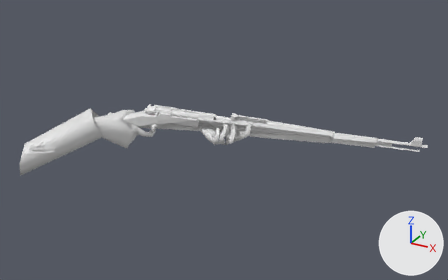
What one commit did to the Blender file source/models/weapons/kar/v_kar/mesh.blend.
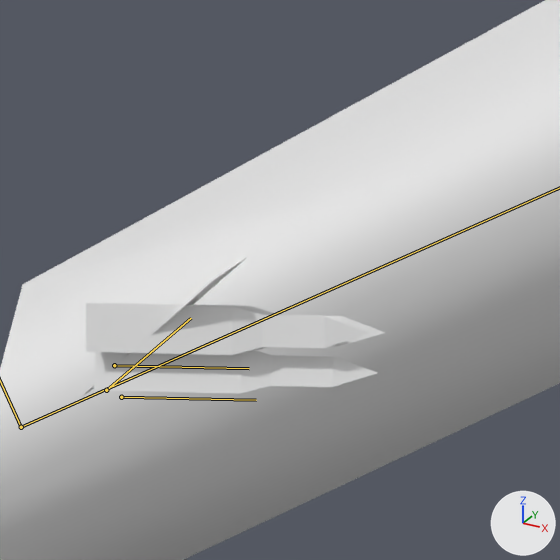
Old and new are each drawn whole from a 50 mm camera at (93.5, -118.5, 47.6) aimed at (29.7, -2.6, -10.4) and again close up on the part from 5% to 16% of the width and 43% to 60% of the height. Every picture has the same lights, and +X, +Y and +Z are marked at lower right. Both versions are drawn at frame 32 of the action 'Kar98k.001'; the numbers are the values there. The bones that bend it are drawn over the model as lines in the close-ups.

Names of what the first close-up shows: 'ArmsMesh'.
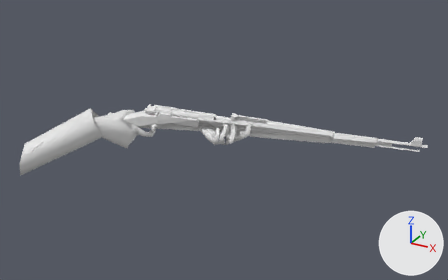
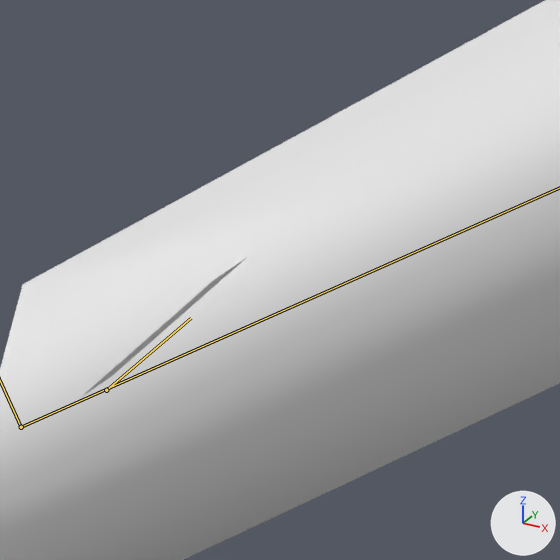
Commit message: SOURCE/COMMON: Fix Kar98k sprint frames
there was some weird bug with the kar98k sprint frames that had some mesh flying across the screen whenever you sprint

Location of each change, (x1, y1, x2, y2) in pixels of the close-ups (560 x 560 px):
'ArmsMesh', posed: (0, 0, 560, 560) in both

The change in detail:
Bone 'Rounds' (bone_rounds) moves from (0.0, 0.0, 0.0) to (2.14, 3.79, 6.84).
Bone 'Rounds' (bone_rounds) is rescaled from (1.0, 1.0, 1.0) to (0.34, 0.34, 0.34).
